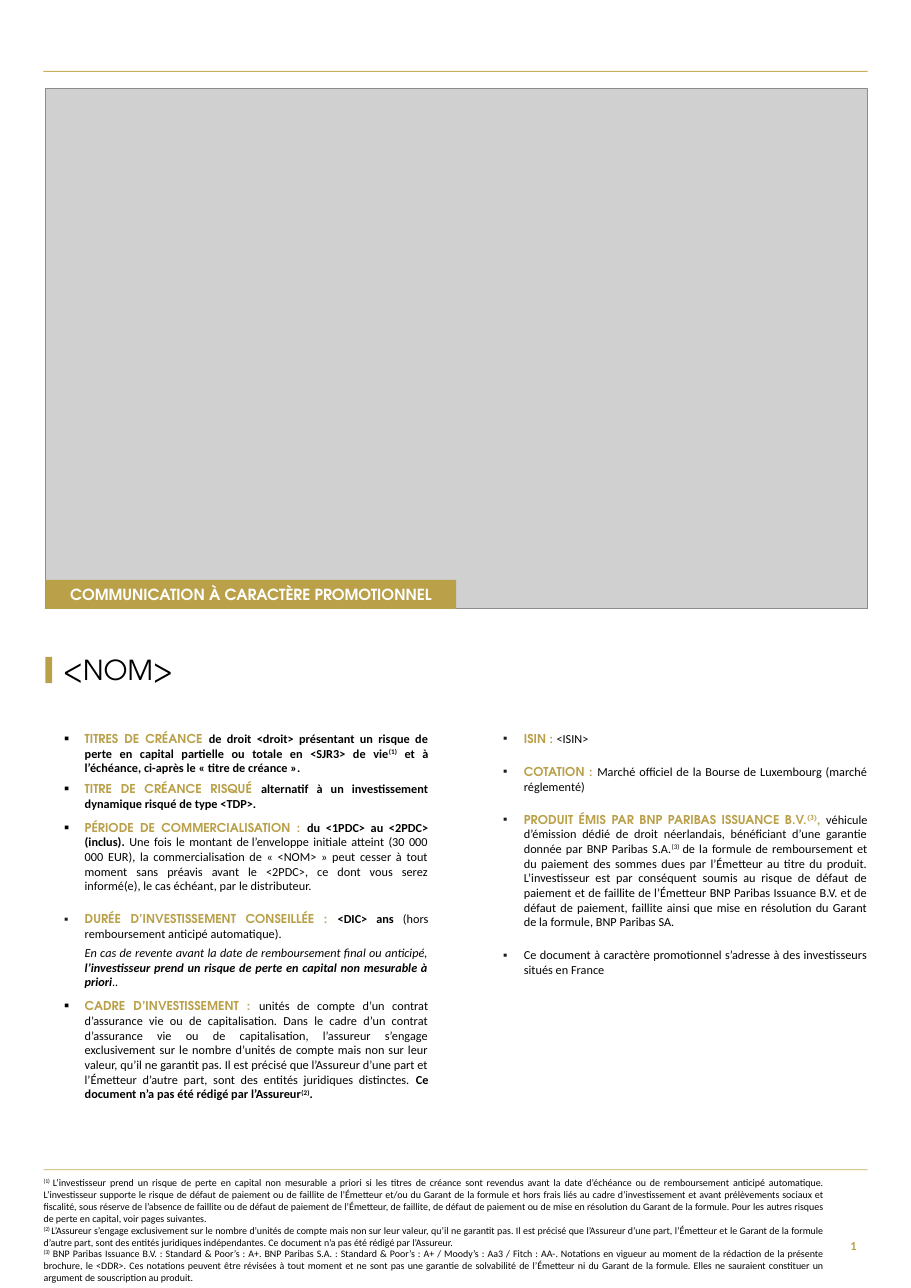
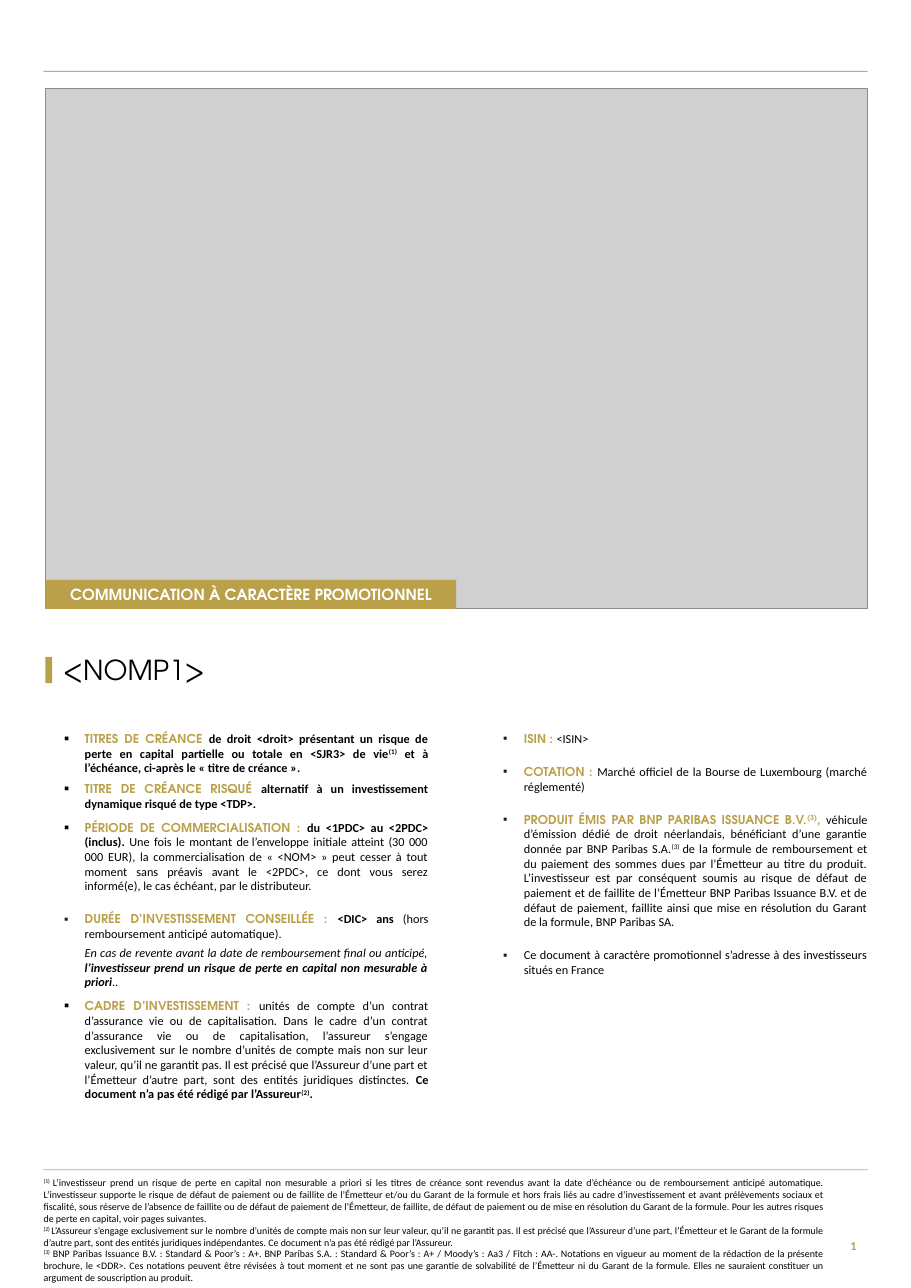
Before and after one commit to guillaumejacquin/equitim-project, a slide deck: slide 1 of Templates/testmercredi.pptx. Drawn at 911x1288 pixels with LibreOffice and Linux fonts; fonts in the diff are those of the drawing; grey boxes stand for pictures; background and template pictures are left out. Boxes give left, top, right and bottom in pixels: in the first picture for what was removed or moved away, otherwise in the second. Text is boxed around its words. In the diff, an @@ line names an element or a change of style, - is before the commit and + after.

```diff
--- a/Templates/testmercredi.pptx
+++ b/Templates/testmercredi.pptx
@@ text at (63, 659, 205, 683): text changed @@
-<NOM>
+<NOMP1>
```
Also in this commit, not shown: 1 other slide changed, 5 other files.
